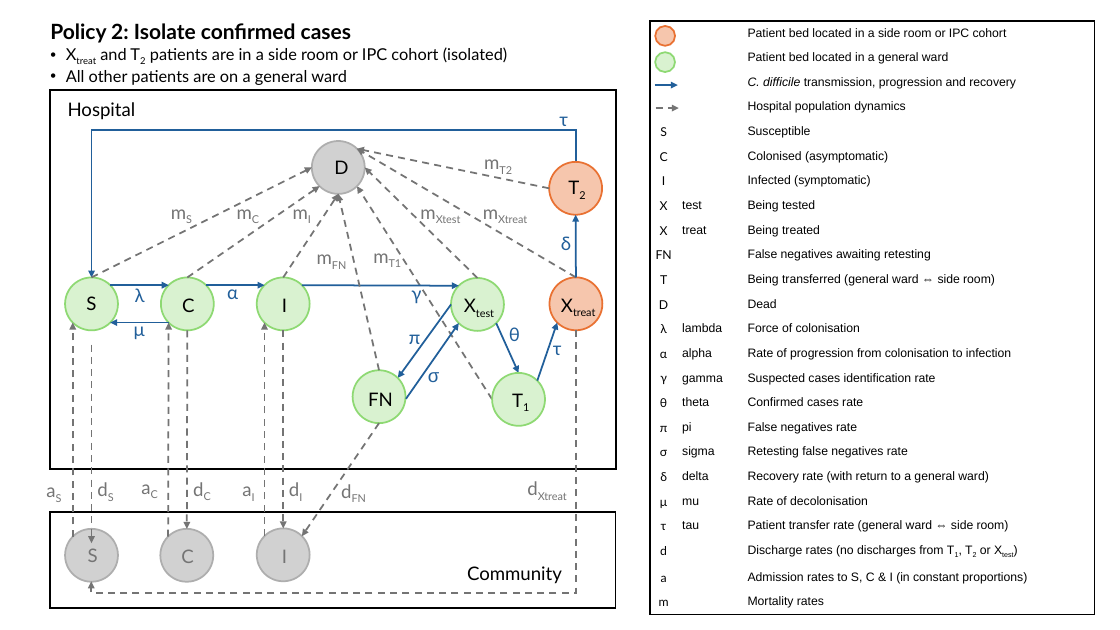
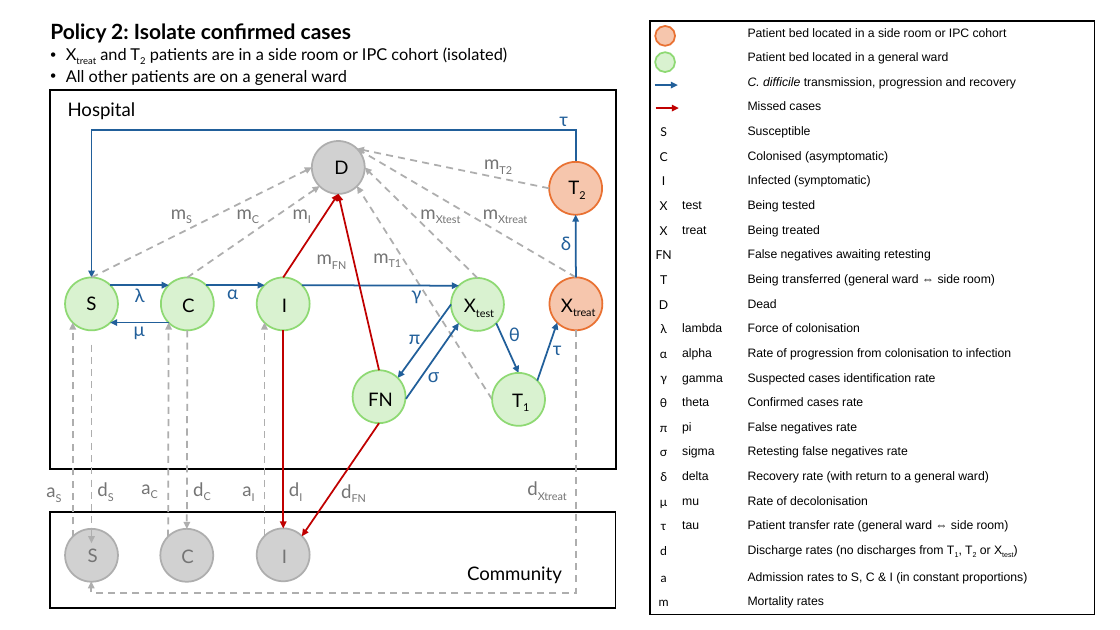
Before and after one commit to LFell/R_Cdiff_Model, a slide deck: slide 8 of Images/261014 Model diagrams with patient transfer.pptx. Drawn at 1120x630 pixels with LibreOffice and Linux fonts; fonts in the diff are those of the drawing. Boxes give left, top, right and bottom in pixels: in the first picture for what was removed or moved away, otherwise in the second. Text is boxed around its words. In the diff, an @@ line names an element or a change of style, - is before the commit and + after.

```diff
--- a/Images/261014 Model diagrams with patient transfer.pptx
+++ b/Images/261014 Model diagrams with patient transfer.pptx
@@ table at (650,21,1096,612) @@
-row 4, column 3: Hospital population dynamics
+row 4, column 3: Missed cases
@@ arrow (655, 108) - (679, 108): stroke #747474 1.5 pt dashed to #C00000 1.5 pt @@
@@ arrow (576, 277) - (357, 149): stroke #747474 1.5 pt dashed to #AEAEAE 1.5 pt dashed @@
@@ arrow (549, 188) - (357, 149): stroke #747474 1.5 pt dashed to #AEAEAE 1.5 pt dashed @@
@@ arrow (92, 277) - (312, 167): stroke #747474 1.5 pt dashed to #AEAEAE 1.5 pt dashed @@
@@ arrow (477, 278) - (365, 167): stroke #747474 1.5 pt dashed to #AEAEAE 1.5 pt dashed @@
@@ arrow (187, 277) - (319, 187): stroke #747474 1.5 pt dashed to #AEAEAE 1.5 pt dashed @@
@@ arrow (283, 277) - (339, 194): stroke #747474 1.5 pt dashed to #C00000 1.5 pt @@
@@ arrow (379, 371) - (339, 194): stroke #747474 1.5 pt dashed to #C00000 1.5 pt @@
@@ arrow (492, 399) - (357, 187): stroke #747474 1.5 pt dashed to #AEAEAE 1.5 pt dashed @@
@@ arrow (73, 537) - (73, 323): stroke #747474 1.5 pt dashed to #AEAEAE 1.5 pt dashed @@
@@ arrow (168, 537) - (169, 323): stroke #747474 1.5 pt dashed to #AEAEAE 1.5 pt dashed @@
@@ arrow (265, 536) - (265, 323): stroke #747474 1.5 pt dashed to #AEAEAE 1.5 pt dashed @@
@@ arrow (92, 344) - (92, 544): stroke #747474 1.5 pt dashed to #AEAEAE 1.5 pt dashed @@
@@ elbow arrow (576, 330) - (92, 581): stroke #747474 1.5 pt dashed to #AEAEAE 1.5 pt dashed @@
@@ arrow (187, 330) - (187, 529): stroke #747474 1.5 pt dashed to #AEAEAE 1.5 pt dashed @@
@@ arrow (283, 330) - (283, 528): stroke #747474 1.5 pt dashed to #C00000 1.5 pt @@
@@ arrow (379, 423) - (302, 536): stroke #747474 1.5 pt dashed to #C00000 1.5 pt @@
```
Also in this commit, not shown: 2 other slides changed, 2 slides added, 4 other files.
